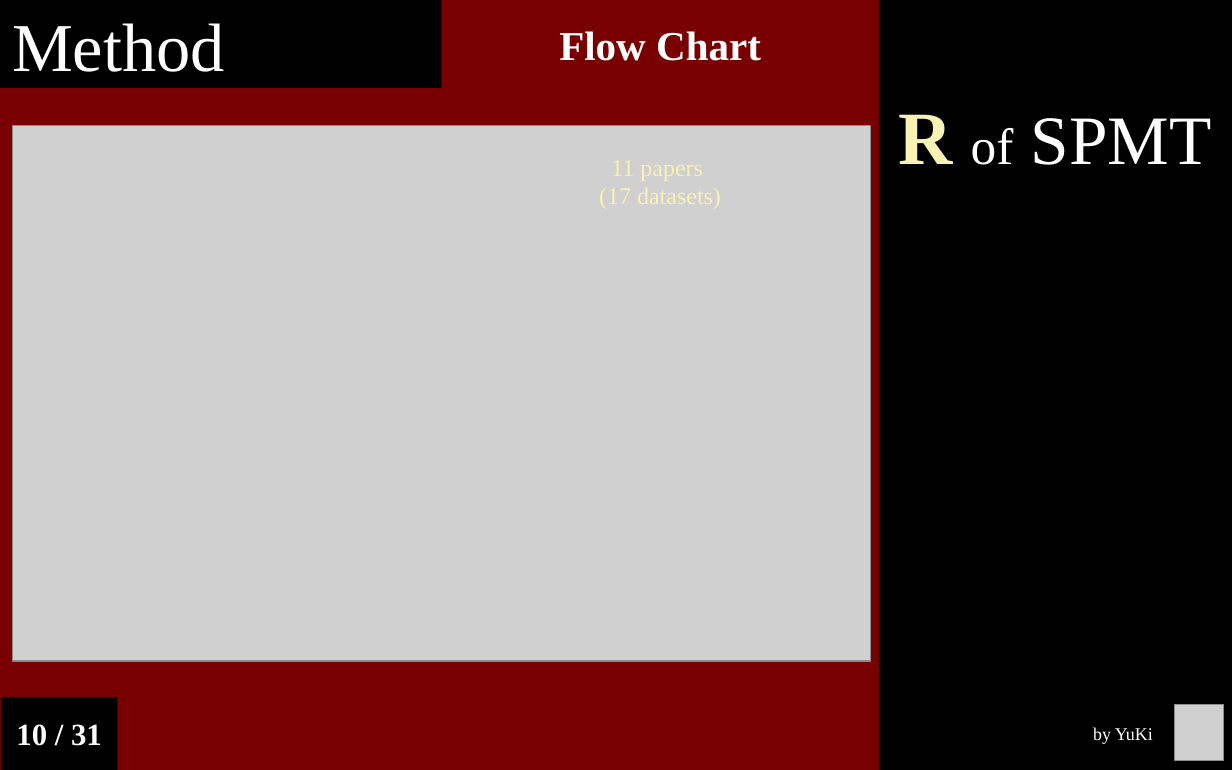
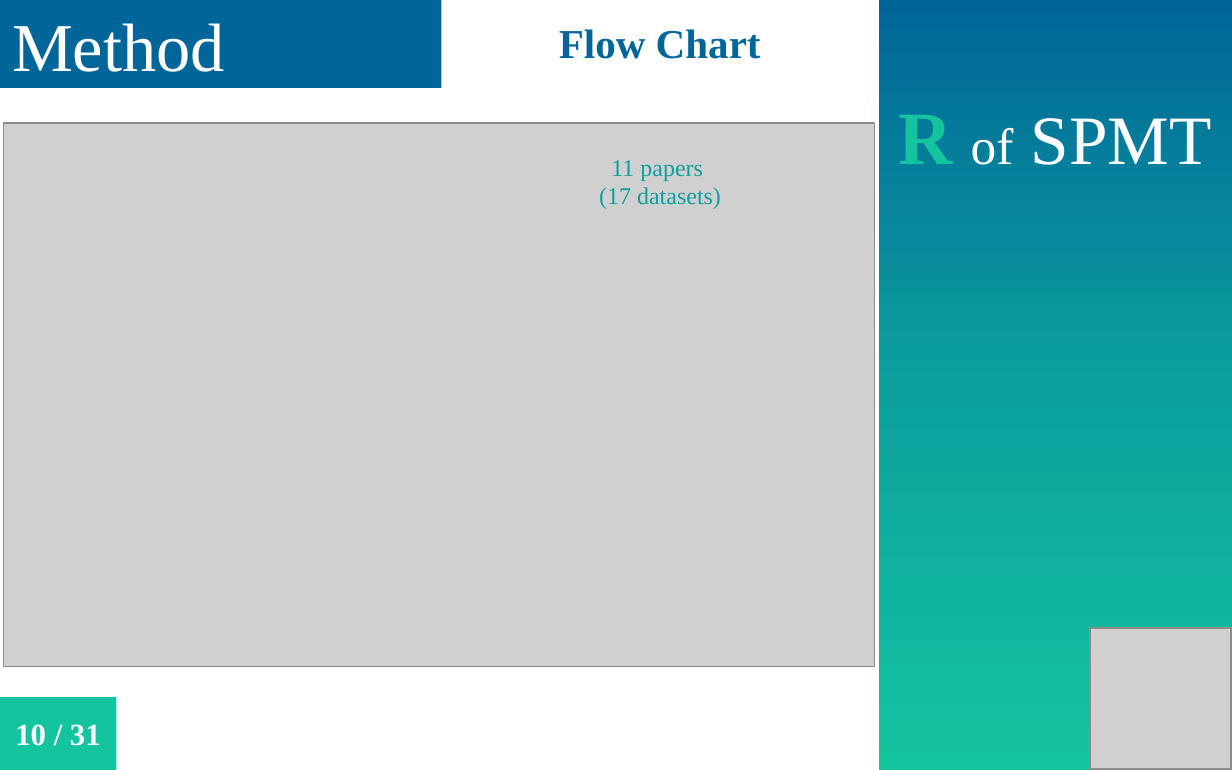
Before and after one commit to Chuan-Peng-Lab/ReliabilitySPE, a slide deck: slide 11 of 6_Reports/6_3_Phase_3/25th_NCP.pptx. Drawn at 1232x770 pixels with LibreOffice and Linux fonts; fonts in the diff are those of the drawing; grey boxes stand for pictures. Boxes give left, top, right and bottom in pixels: in the first picture for what was removed or moved away, otherwise in the second. Text is boxed around its words. In the diff, an @@ line names an element or a change of style, - is before the commit and + after.

```diff
--- a/6_Reports/6_3_Phase_3/25th_NCP.pptx
+++ b/6_Reports/6_3_Phase_3/25th_NCP.pptx
@@ background #780000 to #FFFFFF @@
@@ rectangle "Method" at [0,0,441,87]: fill #000000 to #006699 @@
@@ text added at [441,11,878,73], 24 pt, text #006699, bold @@
+Flow Chart
@@ rectangle "R of SPMT" at [878,0,1232,770]: text colour #FAF1B4 to #14C49F, letter outline #FAF1B4 0.75 pt to #FFFFFF 0.75 pt in "R"; fill #000000 to gradient #006699 to #0CA09D to #14C49F @@
@@ picture: place and size @@
-picture at [12,126,870,662]
+picture at [4,123,875,667]
@@ text added at [599,160,721,209], 14 pt, text #0CA09D @@
+11 papers
+(17 datasets)
@@ picture added at [1090,628,1231,769] @@
@@ rectangle "10 / 31" at [0,697,116,770]: fill #000000 to #14C49F @@
@@ picture removed at [1174,705,1223,760] @@
@@ text removed at [1093,727,1153,744] @@
-by YuKi
```
Also in this commit, not shown: 29 other slides changed, 2 other files.
